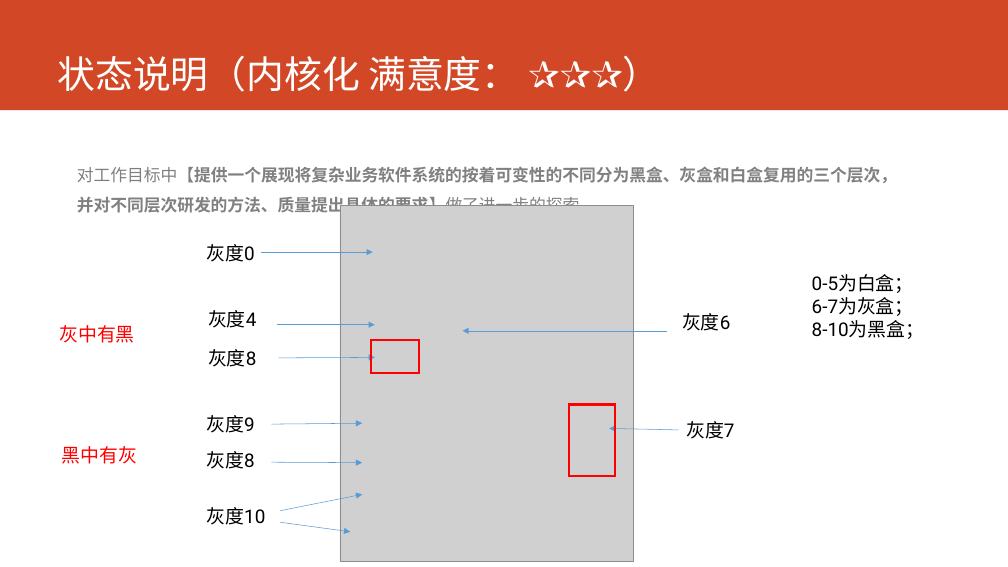
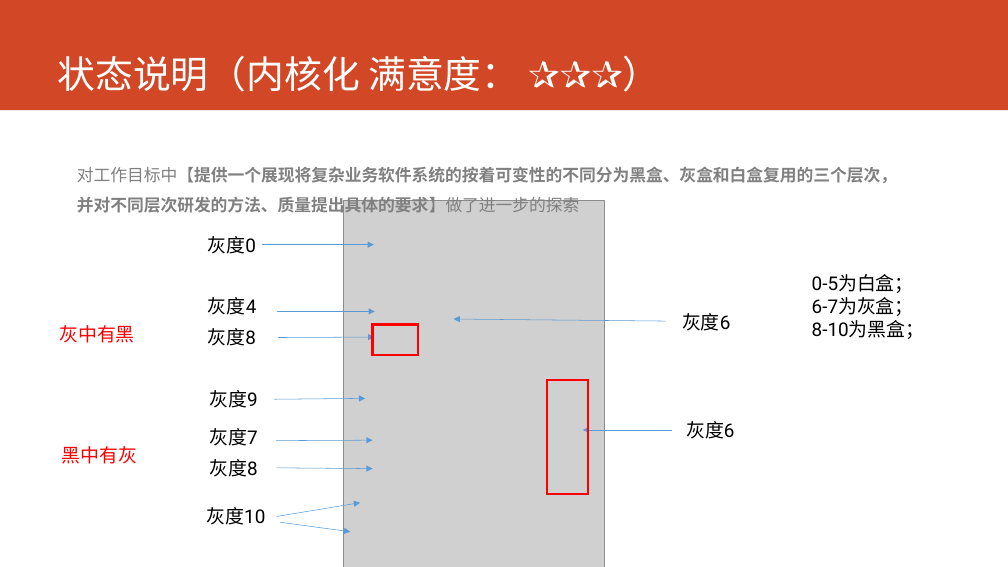
Before and after one commit to AppSecAI-TEST/hospital, a slide deck: slide 4 of doc/状态报告 2017-6-2.pptx. Drawn at 1008x567 pixels with LibreOffice and Linux fonts; fonts in the diff are those of the drawing; grey boxes stand for pictures. Boxes give left, top, right and bottom in pixels: in the first picture for what was removed or moved away, otherwise in the second. Text is boxed around its words. In the diff, an @@ line names an element or a change of style, - is before the commit and + after.

```diff
--- a/doc/状态报告 2017-6-2.pptx
+++ b/doc/状态报告 2017-6-2.pptx
@@ picture: place and size @@
-picture at <box>340,206,634,562</box>
+picture at <box>343,201,605,567</box>
@@ text "灰度0": place and size @@
-text "灰度0" at <box>206,244,254,262</box>
+text "灰度0" at <box>208,236,256,254</box>
@@ arrow moved from (261, 252) - (373, 252) to (262, 245) - (374, 245) @@
@@ text "灰度8": place and size @@
-text "灰度8" at <box>208,349,256,367</box>
+text "灰度8" at <box>208,328,256,346</box>
@@ 1 text, 1 arrow, 1 rectangle: place and size @@
-1 text, 1 arrow, 1 rectangle at <box>208,310,418,373</box>
+1 text, 1 arrow, 1 rectangle at <box>208,297,418,355</box>
@@ arrow moved from (667, 331) - (463, 331) to (666, 321) - (454, 319) @@
@@ arrow moved from (278, 358) - (375, 358) to (278, 337) - (374, 337) @@
@@ text "灰度9": place and size @@
-text "灰度9" at <box>206,415,254,433</box>
+text "灰度9" at <box>209,390,257,408</box>
@@ rectangle: place and size @@
-rectangle at <box>569,405,615,476</box>
+rectangle at <box>547,380,588,495</box>
@@ arrow moved from (271, 424) - (362, 423) to (274, 399) - (365, 399) @@
@@ text added at <box>209,428,257,446</box>, 18 pt, text #000000 @@
+灰度7
@@ arrow added from (276, 441) to (373, 440), #5B9BD5 0.5 pt @@
@@ arrow moved from (679, 430) - (609, 429) to (672, 430) - (583, 430) @@
@@ text at <box>686,421,734,439</box>: text changed @@
-灰度7
+灰度6
@@ text "灰度8": place and size @@
-text "灰度8" at <box>206,451,254,469</box>
+text "灰度8" at <box>209,459,257,477</box>
@@ arrow moved from (271, 462) - (362, 463) to (277, 468) - (373, 469) @@
@@ arrow moved from (281, 511) - (362, 495) to (277, 516) - (360, 503) @@
```
Also in this commit, not shown: 2 other slides changed, 2 other files.
